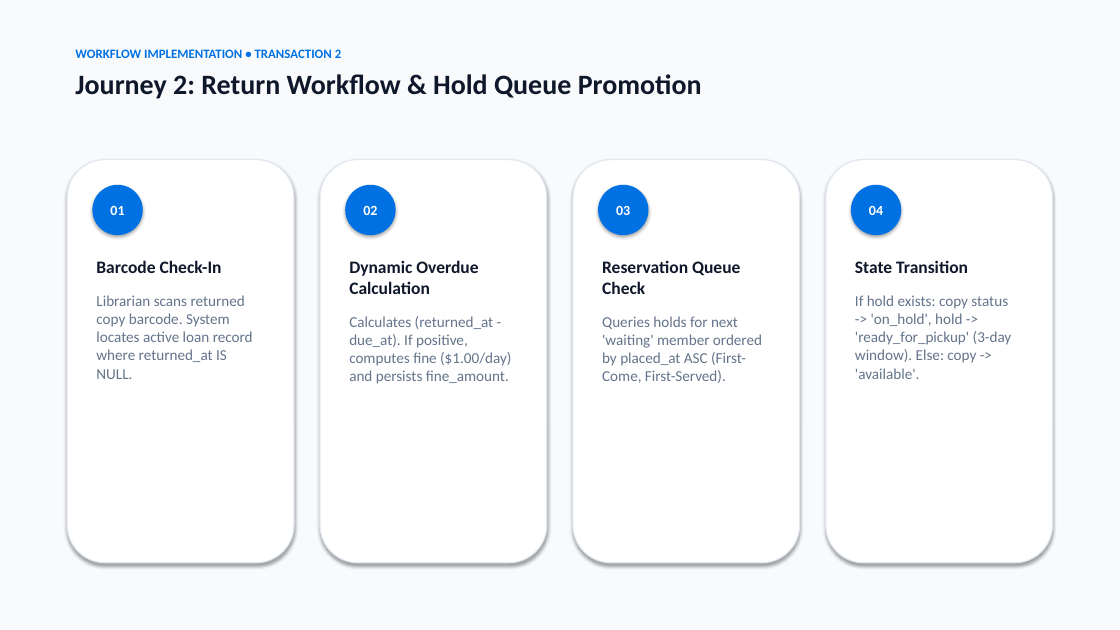
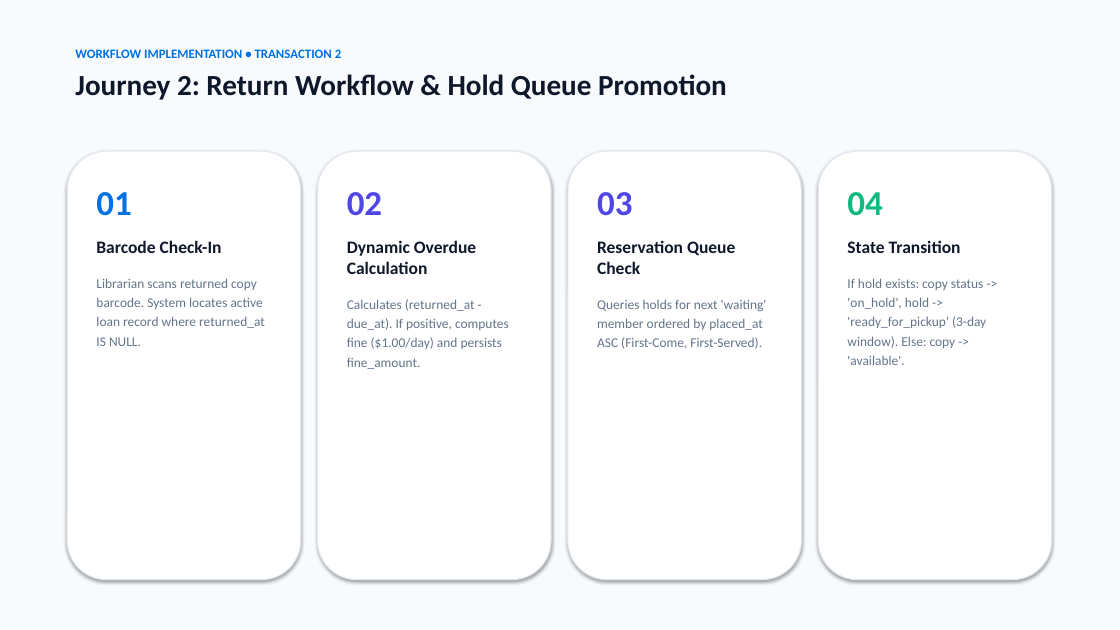
Before and after one commit to themellowhost/library-lending-system, a slide deck: slide 6 of Library_Lending_System_Presentation.pptx. Drawn at 1120x630 pixels with LibreOffice and Linux fonts; fonts in the diff are those of the drawing. Boxes give left, top, right and bottom in pixels: in the first picture for what was removed or moved away, otherwise in the second. Text is boxed around its words. In the diff, an @@ line names an element or a change of style, - is before the commit and + after.

```diff
--- a/Library_Lending_System_Presentation.pptx
+++ b/Library_Lending_System_Presentation.pptx
@@ text at [75, 74, 727, 100]: size 24 to 25 pt in "Journey 2: Return Workflow & Hold Queue ..." @@
@@ rounded rectangle: place and size @@
-rounded rectangle at [67, 160, 294, 563]
+rounded rectangle at [67, 151, 301, 580]
@@ text "01": place and size @@
-text "01" at [96, 260, 253, 379]
+text "01" at [96, 192, 265, 346]
@@ rounded rectangle: place and size @@
-rounded rectangle at [320, 160, 547, 563]
+rounded rectangle at [318, 151, 551, 580]
@@ text "02": place and size @@
-text "02" at [349, 260, 511, 384]
+text "02" at [347, 192, 509, 369]
@@ rounded rectangle: place and size @@
-rounded rectangle at [826, 160, 1053, 563]
+rounded rectangle at [568, 151, 802, 580]
@@ text "03": place and size @@
-text "03" at [602, 260, 762, 383]
+text "03" at [597, 192, 767, 349]
@@ rounded rectangle: place and size @@
-rounded rectangle at [573, 160, 800, 563]
+rounded rectangle at [818, 151, 1052, 580]
@@ text "04": place and size @@
-text "04" at [855, 260, 1012, 379]
+text "04" at [847, 192, 986, 365]
@@ ellipse removed at [92, 185, 143, 235] @@
-01
@@ text at [96, 192, 131, 216]: paragraph added @@
+01
@@ ellipse removed at [345, 185, 396, 235] @@
-02
@@ text at [347, 192, 382, 215]: paragraph added @@
+02
@@ text at [597, 192, 632, 215]: paragraph added @@
+03
@@ ellipse removed at [598, 185, 649, 235] @@
-03
@@ text at [847, 192, 882, 216]: paragraph added @@
+04
@@ ellipse removed at [851, 185, 902, 235] @@
-04
@@ text at [96, 278, 265, 346]: size 13 to 11.5 pt in "Librarian scans returned copy barcode. System locates ..."; line spacing 1 to 1.2 @@
@@ text at [347, 299, 509, 369]: size 13 to 11.5 pt in "Calculates (returned_at - due_at). If positive, computes ..."; line spacing 1 to 1.2 @@
@@ text at [597, 299, 767, 349]: size 13 to 11.5 pt in "Queries holds for next 'waiting' member ordered ..."; line spacing 1 to 1.2 @@
@@ text at [847, 278, 986, 365]: size 13 to 11.5 pt in "If hold exists: copy status -> 'on_hold', ..."; line spacing 1 to 1.2 @@
```
Also in this commit, not shown: 7 other slides changed, 2 slides added, 2 slides removed, 1 other file.
